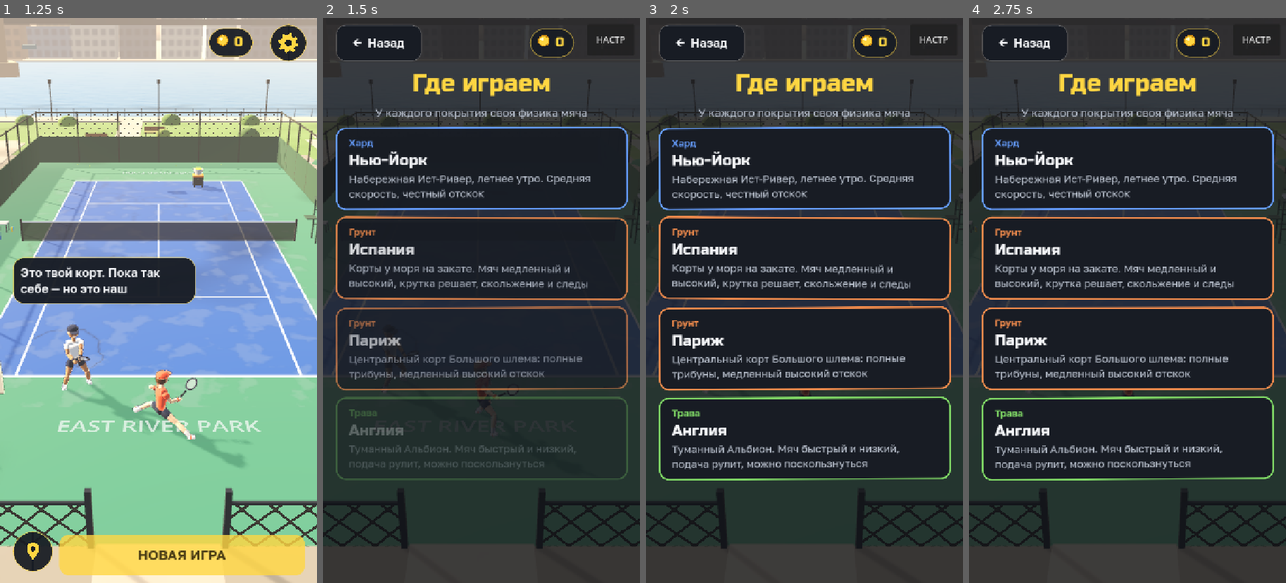
Above: before the commit, frames 1-4 (left to right).
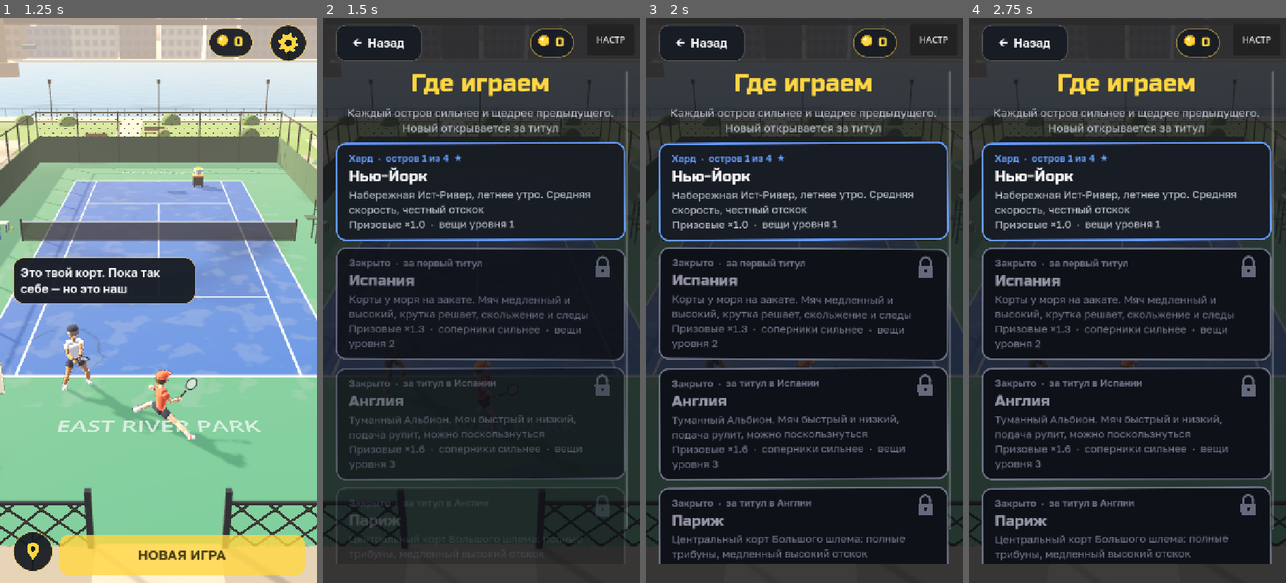
Above: after the commit, the same moments.

Repository: raqavifeb155-lgtm/tennisisi
Game: Godot game, scene res://scenes/main.tscn
The game is run twice, just before and just after one commit, with the same random seed, the same clock (stepped at 60 frames per second) and the same inputs.
Inputs (mouse positions are in pixels of both pictures, inside the frame that each line leads up to):
- Up to frame 1 (1.25 s): move the mouse to (228, 272) at 0.52 s; hold D from 0.53 s (still down); click (228, 272) at 0.67 s
- Up to frame 2 (1.5 s): release D at 1.25 s; click "НОВАЯ ИГРА" at 1.25 s
- Up to frame 3 (2 s): no input
- Up to frame 4 (2.75 s): drag from (1064, 328) to (1111, 413) at 2.02 s

Frame 1 is identical in both runs. In frame 2, 17% of the frame differs, in the area x 4-97%, y 9-93%; in frame 3, 31%; in frame 4, 32%, in the area x 4-97%, y 9-97%.

Commit message:
Hooks (builder's files): Main._on_ui routes shop/locker/summary actions to RunShop.route, closed islands can't be picked or started, bought items board the run; TournamentUI show_summary / show_locations hand over to RunResult / RunIslands, show_result gain = last_prize + style
Co-Authored-By: Claude Sonnet 5.5 <noreply@anthropic.com>

Diff:
--- a/scripts/main.gd
+++ b/scripts/main.gd
@@ -1813,8 +1813,11 @@
 
 
 func _start_tournament(format_index: int) -> void:
+	if not autoplay and not Locations.unlocked(_next_location):
+		_next_location = Locations.best_unlocked()  # v0.2 A-4: an old "last tournament" on a closed island
 	tournament = Tournament.new(format_index)
 	tournament.location = _next_location
+	Locker.board(tournament)  # v0.2 A-2: what was bought in the shop comes along
 	SaveData.active = tournament
 	SaveData.save()
 	set_location(_next_location)
@@ -1994,12 +1997,16 @@
 
 
 func _on_ui(action: String, arg: int) -> void:
+	if RunShop.route(self, action, arg):  # v0.2 A: the shop, the locker, the summary's choice
+		return
 	match action:
 		"start_tournament":
 			ui.show_locations()
 		"continue":
 			_continue_tournament()
 		"location":
+			if not Locations.unlocked(Locations.LIST[arg]["id"]):
+				return  # v0.2 A-4: a closed island can't be picked
 			_next_location = Locations.LIST[arg]["id"]
 			set_location(_next_location)
 			ui.show_formats()
--- a/scripts/tournament_ui.gd
+++ b/scripts/tournament_ui.gd
@@ -321,13 +321,7 @@
 # --- Tournament ------------------------------------------------------------------
 
 func show_locations() -> void:
-	_open(null, true, "menu")
-	_title("Где играем")
-	_sub("У каждого покрытия своя физика мяча")
-	var colors := {"hard": Color(0.4, 0.62, 1.0), "clay": Color(0.95, 0.55, 0.3), "grass": Color(0.5, 0.85, 0.4)}
-	for i in Locations.LIST.size():
-		var l: Dictionary = Locations.LIST[i]
-		_card({"tag": String(l["surface_name"]).capitalize(), "title": l["name"], "desc": l["desc"]}, "location", i, colors.get(l["surface"], UiTheme.LINE))
+	RunIslands.show_locations(self)  # v0.2 A-4: the islands, the closed ones locked
 
 
 func show_formats() -> void:
@@ -366,8 +360,8 @@
 	_sub("против: %s" % opp["name"])
 	_box.add_child(_text(score_text, UiTheme.display(), 64, UiTheme.INK))
 	_sub("PERFECT: %d   ·   эйсы: %d   ·   лучший розыгрыш: %d" % [stats.get("perfect", 0), stats.get("aces", 0), stats.get("best_rally", 0)])
-	if won:
-		var gain := t.gold_for_win(t.stage - 1) + (roundi(Tournament.CHAMPION_BONUS * float(t.format_info()["reward"])) if t.champion else 0) + RunResult.style_gold(self)
+	var gain := t.last_prize + RunResult.style_gold(self)  # v0.2 A: prize money (a lost run pays too) and style
+	if gain > 0:
 		var gl := _text("+%d золота" % gain, UiTheme.display(), UiTheme.T_HEAD, UiTheme.GOLD)
 		_box.add_child(gl)
 		var total := _balance(t)
@@ -463,23 +457,7 @@
 
 
 func show_summary(t: Tournament) -> void:
-	_open(t)
-	_box.add_child(_text("ЧЕМПИОН!" if t.champion else "Турнир окончен", UiTheme.display(), UiTheme.T_HERO if t.champion else UiTheme.T_TITLE, UiTheme.GOLD if t.champion else UiTheme.INK))
-	_sub(t.finish_text())
-	var wins := 0
-	for r in t.results:
-		if r["won"]:
-			wins += 1
-	_box.add_child(_text("Побед: %d   ·   золото за турнир: +%d" % [wins, t.gold], UiTheme.text_bold(), UiTheme.T_BODY, UiTheme.INK))
-	_box.add_child(_text("Всего золота: %d" % SaveData.gold, UiTheme.text(), UiTheme.T_BODY, UiTheme.GOLD))
-	_primary("ЕЩЁ ТУРНИР", "start_tournament")
-	var row := HBoxContainer.new()
-	row.add_theme_constant_override("separation", 12)
-	_actions.add_child(row)
-	for pair in [["В клуб", "menu"], ["Тренерская", "character"]]:
-		var b := _make_button(pair[0], pair[1], 0, "")
-		b.size_flags_horizontal = Control.SIZE_EXPAND_FILL
-		row.add_child(b)
+	RunResult.show_summary(self, t)  # v0.2 A-2: income by lines, the locker, the next goal
 
 
 # --- Building blocks ------------------------------------------------------------
